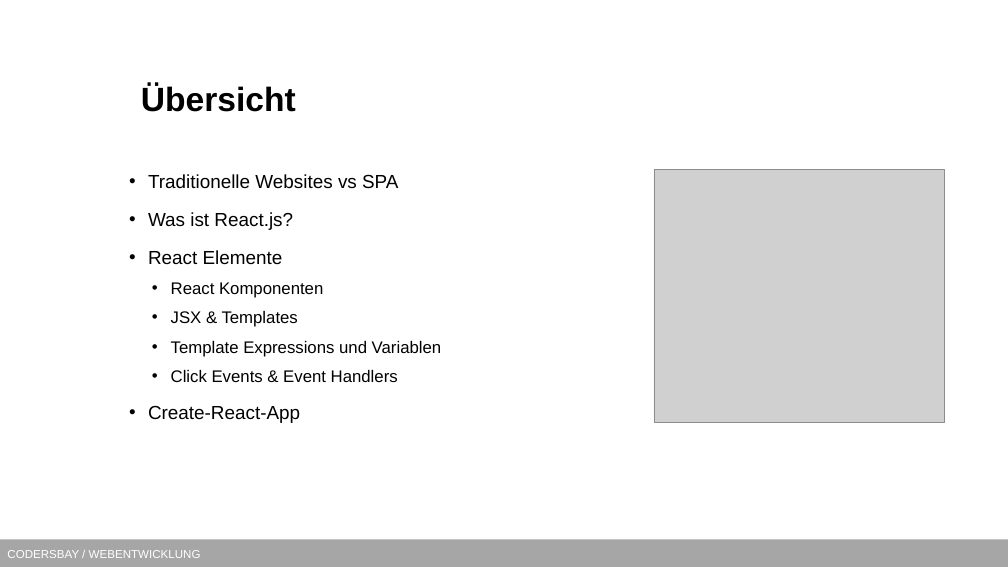
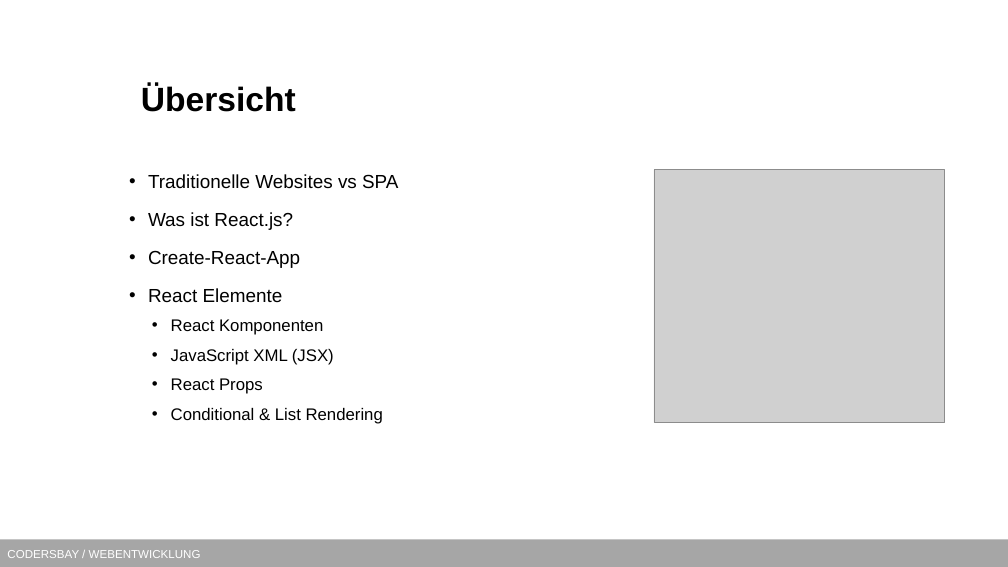
Before and after one commit to kodo89/Webentwicklung_23_24, a slide deck: slide 2 of 9. React/React.pptx. Drawn at 1008x567 pixels with LibreOffice and Linux fonts; fonts in the diff are those of the drawing; grey boxes stand for pictures; background and template pictures are left out. Boxes give left, top, right and bottom in pixels: in the first picture for what was removed or moved away, otherwise in the second. Text is boxed around its words. In the diff, an @@ line names an element or a change of style, - is before the commit and + after.

```diff
--- a/9. React/React.pptx
+++ b/9. React/React.pptx
@@ text at (148,250,300,268): paragraph added @@
+• Create-React-App
@@ text at (171,349,383,424): text changed @@
-  • JSX & Templates
-  • Template Expressions und Variablen
-  • Click Events & Event Handlers
-• Create-React-App
+  • JavaScript XML (JSX)
+  • React Props
+  • Conditional & List Rendering
```
Also in this commit, not shown: 19 slides added.
